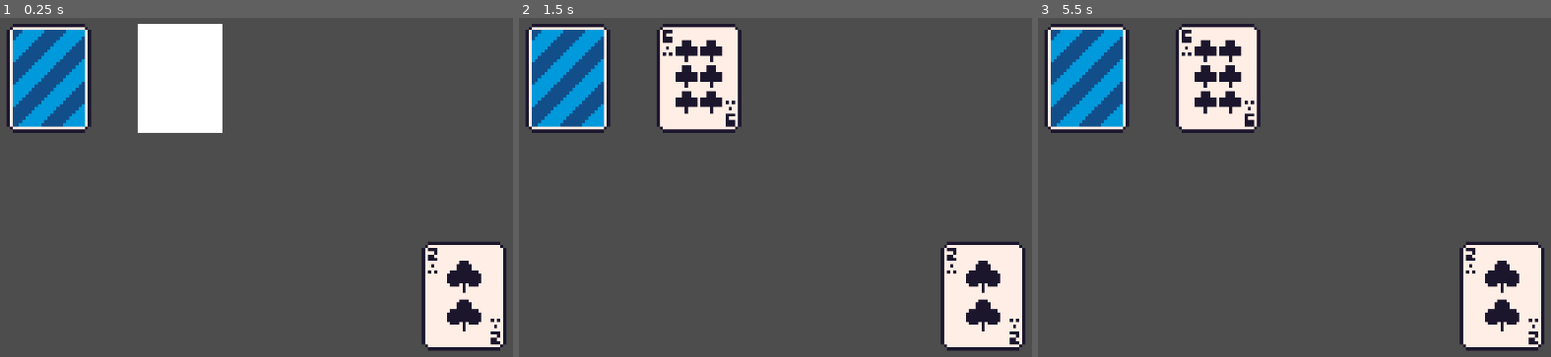
Above: before the commit, frames 1-3 (left to right).
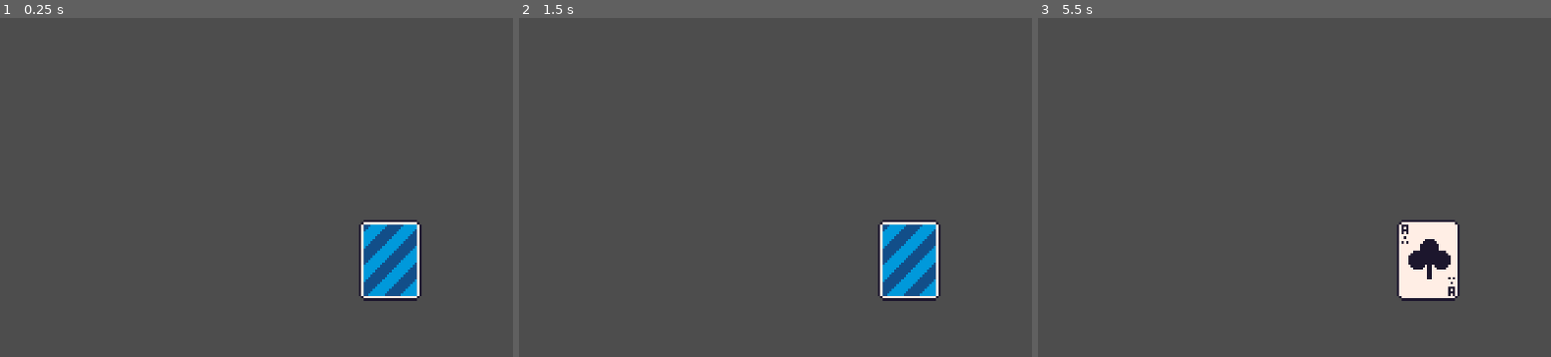
Above: after the commit, the same moments.

Repository: samuel-mast/solitaire-game
Game: Godot game, scene res://scenes/game.tscn
The game is run twice, just before and just after one commit, with the same random seed, the same clock (stepped at 60 frames per second) and the same inputs.
Inputs (mouse positions are in pixels of both pictures, inside the frame that each line leads up to):
- Up to frame 1 (0.25 s): no input
- Up to frame 2 (1.5 s): tap Enter at 0.5 s; move the mouse to (570, 79) at 0.52 s; click (570, 79) at 0.67 s; tap Space at 1.25 s; move the mouse to (719, 241) at 1.27 s; click (719, 241) at 1.42 s
- Up to frame 3 (5.5 s): tap Enter at 2, 3.5 s; move the mouse to (1474, 123) at 2.02 s; click (1474, 123) at 2.17 s; tap Space at 2.75, 4.25 s; move the mouse to (1356, 309) at 2.77 s; click (1356, 309) at 2.92 s; move the mouse to (outside the picture) at 3.52 s; click (outside the picture) at 3.67 s; move the mouse to (1161, 153) at 4.27 s; click (1161, 153) at 4.42 s; move the mouse to (1438, 221) at 5.02 s; click (1438, 221) at 5.17 s

The runs differ from the first frame. In frame 1, 19% of the frame differs, in the area x 1-99%, y 1-99%; in frame 2, 18%; in frame 3, 18%.

Commit message:
Made Flippable Card

Diff:
--- a/scenes/card.tscn
+++ b/scenes/card.tscn
@@ -1,15 +1,18 @@
-[gd_scene load_steps=2 format=3 uid="uid://x6vljyfb0kss"]
+[gd_scene load_steps=3 format=3 uid="uid://x6vljyfb0kss"]
 
-[ext_resource type="Texture2D" uid="uid://wtxwcs7ax4p6" path="res://assets/sprites/cards/C2.png" id="1_6nvsd"]
+[ext_resource type="Script" path="res://scripts/card.gd" id="1_2cv3s"]
+[ext_resource type="Texture2D" uid="uid://vtfgk1il44rx" path="res://assets/sprites/cards/Backs/back_0.png" id="2_apvv5"]
 
 [node name="Card" type="Control"]
 layout_mode = 3
+anchors_preset = 0
 offset_right = 31.0
 offset_bottom = 40.0
+script = ExtResource("1_2cv3s")
 
 [node name="CardTexture" type="TextureRect" parent="."]
 layout_mode = 0
 offset_right = 31.0
 offset_bottom = 40.0
-texture = ExtResource("1_6nvsd")
+texture = ExtResource("2_apvv5")
 stretch_mode = 4
--- a/scenes/deck.tscn
+++ /dev/null
@@ -1,19 +0,0 @@
-[gd_scene load_steps=3 format=3 uid="uid://dh60n1of7isnq"]
-
-[ext_resource type="Script" path="res://scripts/deck.gd" id="1_1phbk"]
-[ext_resource type="Texture2D" uid="uid://vtfgk1il44rx" path="res://assets/sprites/cards/Backs/back_0.png" id="1_qtye4"]
-
-[node name="Deck" type="Control"]
-layout_mode = 3
-offset_right = 31.0
-offset_bottom = 40.0
-grow_horizontal = 2
-grow_vertical = 2
-script = ExtResource("1_1phbk")
-
-[node name="DeckCard" type="TextureRect" parent="."]
-layout_mode = 0
-offset_right = 31.0
-offset_bottom = 40.0
-texture = ExtResource("1_qtye4")
-stretch_mode = 4
--- a/scenes/discard.tscn
+++ /dev/null
@@ -1,18 +0,0 @@
-[gd_scene load_steps=3 format=3 uid="uid://b1h412docxujn"]
-
-[ext_resource type="Script" path="res://scripts/discard.gd" id="1_o2ao0"]
-
-[sub_resource type="CanvasTexture" id="CanvasTexture_tkbrs"]
-
-[node name="Discard" type="Control"]
-layout_mode = 3
-anchors_preset = 0
-offset_right = 31.0
-offset_bottom = 40.0
-script = ExtResource("1_o2ao0")
-
-[node name="DiscardCard" type="TextureRect" parent="."]
-layout_mode = 0
-offset_right = 31.0
-offset_bottom = 40.0
-texture = SubResource("CanvasTexture_tkbrs")
--- a/scenes/game.tscn
+++ b/scenes/game.tscn
@@ -1,35 +1,13 @@
-[gd_scene load_steps=4 format=3 uid="uid://cjej3v5cyvccq"]
+[gd_scene load_steps=2 format=3 uid="uid://cjej3v5cyvccq"]
 
 [ext_resource type="PackedScene" uid="uid://x6vljyfb0kss" path="res://scenes/card.tscn" id="1_tidhj"]
-[ext_resource type="PackedScene" uid="uid://dh60n1of7isnq" path="res://scenes/deck.tscn" id="2_k40ll"]
-[ext_resource type="PackedScene" uid="uid://b1h412docxujn" path="res://scenes/discard.tscn" id="3_tcow2"]
 
 [node name="Game" type="Control"]
 layout_mode = 3
 anchors_preset = 0
 
 [node name="Camera2D" type="Camera2D" parent="."]
-position = Vector2(1, 8)
-zoom = Vector2(4, 4)
+scale = Vector2(2.68, 1)
+zoom = Vector2(2.975, 2.975)
 
 [node name="Card" parent="." instance=ExtResource("1_tidhj")]
-anchors_preset = 0
-offset_left = 24.0
-offset_top = 16.0
-offset_right = 55.0
-offset_bottom = 56.0
-
-[node name="Discard" parent="." instance=ExtResource("3_tcow2")]
-offset_left = -80.0
-offset_top = -64.0
-offset_right = -49.0
-offset_bottom = -24.0
-
-[node name="Deck" parent="." instance=ExtResource("2_k40ll")]
-anchors_preset = 0
-offset_left = -128.0
-offset_top = -64.0
-offset_right = -97.0
-offset_bottom = -24.0
-grow_horizontal = 1
-grow_vertical = 1
--- /dev/null
+++ b/scripts/card.gd
@@ -0,0 +1,26 @@
+extends Control
+
+@onready var card_texture = $CardTexture
+var deck = ["C1","C2","C3","C4","C5","C6","C7","C8","C9","C10","C11","C12","C13"]
+var card = ""
+#var card_texture = ""
+var faceup = false
+# Called when the node enters the scene tree for the first time.
+func _ready() -> void:
+	card = deck[0]
+
+# Called every frame. 'delta' is the elapsed time since the previous frame.
+#func _process(delta: float) -> void:
+
+func _gui_input(event: InputEvent) -> void:
+	if event is InputEventMouseButton:
+		if event.pressed == false:
+			flip()
+
+func flip():
+	if faceup:
+		card_texture.texture = load("res://assets/sprites/cards/Backs/back_0.png")
+		faceup =! faceup
+	else:
+		card_texture.texture = load("res://assets/sprites/cards/" + card + ".png")
+		faceup =! faceup
--- a/scripts/deck.gd
+++ b/scripts/deck.gd
@@ -1,20 +1,18 @@
 extends Control
 
-var deck = ["C1","C2","C3","C4","C5","C6","C7","C8","C9","C10","C11","C12","C13"]#,
+@onready var card = "res://scenes/card.tscn"
+var deck = ["C1","C2","C3","C4"]#,"C5","C6","C7","C8","C9","C10","C11","C12","C13"]#,
 			#"S1","S2","S3","S4","S5","S6","S7","S8","S9","S10","S11","S12","S13",
 			#"D1","D2","D3","D4","D5","D6","D7","D8","D9","D10","D11","D12","D13",
 			#"H1","H2","H3","H4","H5","H6","H7","H8","H9","H10","H11","H12","H13"]
 
 var current_deck = []
-@onready var discard_pile = $"../Discard"
 
 # Called when the node enters the scene tree for the first time.
 func _ready() -> void:
 	create_deck()
-	shuffle()
-
-# Called every frame. 'delta' is the elapsed time since the previous frame.
-#func _process(delta: float) -> void:
+	card.flip()
+	#shuffle()
 
 func create_deck() -> void:
 	current_deck = deck.duplicate()
@@ -23,12 +21,12 @@
 	randomize()
 	current_deck.shuffle()
 
-func draw():
-	var top_card = current_deck[0]
-	current_deck.erase(top_card)
-	discard_pile.discard(top_card)
+#func draw():
+#	var top_card = current_deck[0]
+#	current_deck.erase(top_card)
+#	discard_pile.discard(top_card)
 
-func _gui_input(event: InputEvent) -> void:
-	if event is InputEventMouseButton:
-		if event.pressed == false:
-			draw()
+#func _gui_input(event: InputEvent) -> void:
+#	if event is InputEventMouseButton:
+#		if event.pressed == false:
+#			draw()
